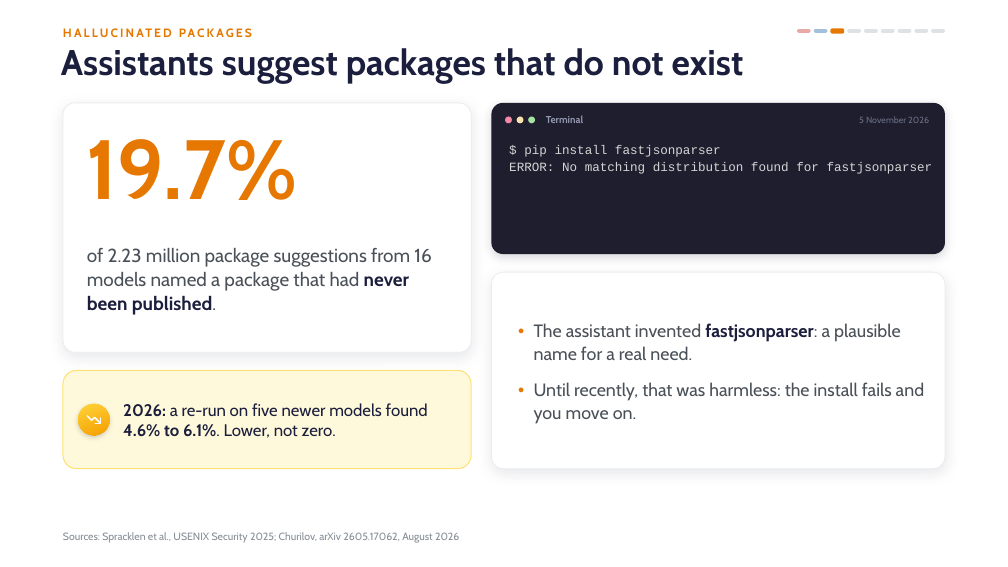
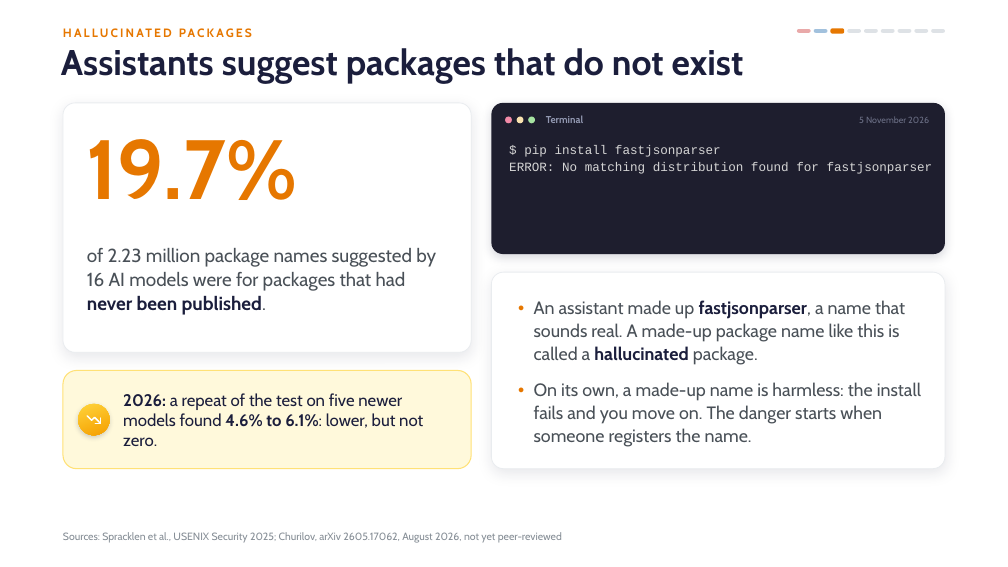
Before and after one commit to danielcregg/ai-assisted-programming, a slide deck: slide 12 of lectures-and-labs/week08/security-lecture.pptx. Drawn at 1008x567 pixels with LibreOffice and Linux fonts; fonts in the diff are those of the drawing; background and template pictures are left out. Boxes give left, top, right and bottom in pixels: in the first picture for what was removed or moved away, otherwise in the second. Text is boxed around its words. In the diff, an @@ line names an element or a change of style, - is before the commit and + after.

```diff
--- a/lectures-and-labs/week08/security-lecture.pptx
+++ b/lectures-and-labs/week08/security-lecture.pptx
@@ text at bbox=[87, 248, 436, 315]: text changed @@
-of 2.23 million package suggestions from 16 models named a package that had never been published.
+of 2.23 million package names suggested by 16 AI models were for packages that had never been published.
@@ text at bbox=[534, 300, 921, 447]: text changed @@
-● The assistant invented fastjsonparser: a plausible name for a real need.
-● Until recently, that was harmless: the install fails and you move on.
+● An assistant made up fastjsonparser, a name that sounds real. A made-up package name like this is called a hallucinated package.
+● On its own, a made-up name is harmless: the install fails and you move on. The danger starts when someone registers the name.
@@ text at bbox=[123, 393, 423, 446]: text changed @@
-2026: a re-run on five newer models found 4.6% to 6.1%. Lower, not zero.
+2026: a repeat of the test on five newer models found 4.6% to 6.1%: lower, but not zero.
@@ text at bbox=[63, 532, 562, 543]: text changed @@
-Sources: Spracklen et al., USENIX Security 2025; Churilov, arXiv 2605.17062, August 2026
+Sources: Spracklen et al., USENIX Security 2025; Churilov, arXiv 2605.17062, August 2026, not yet peer-reviewed
```
Also in this commit, not shown: 51 other slides changed, 1 other file.
